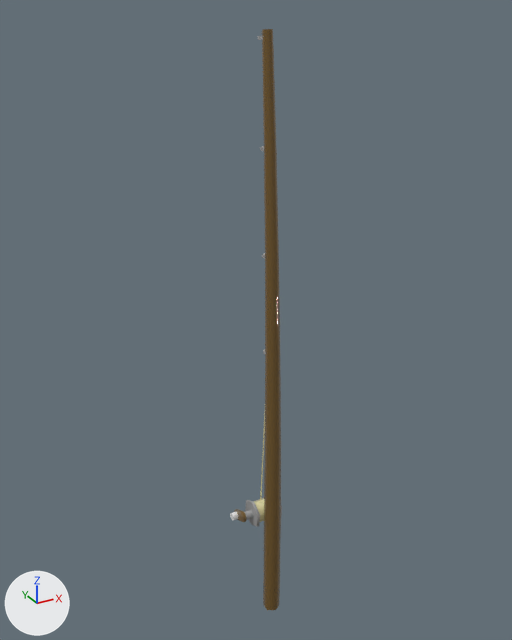
Renders of the FBX model SM_FishingRod.fbx from each side of a commit.
One viewpoint serves both versions: a camera (50 mm lens) standing at (-1.022, -1.738, 2.05) and looking at (-0.011, 0.099, 1.132). The axes (+X, +Y, +Z) are drawn at lower left. The lights are the same throughout. The older version comes first. Where no turn or scale is listed for an object, it has been applied to the vertices.

In view in the first picture: 'Rod', 'Spool'.
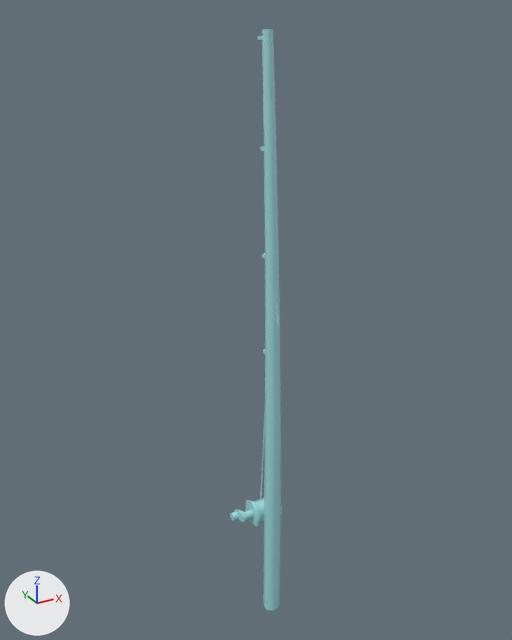
Where the newer file only moved an object's origin or applied its transform, the numbers keep the older frame.

Patch to the scene script:
```diff
--- a/SM_FishingRod.fbx.py
+++ b/SM_FishingRod.fbx.py
@@ mat_08___default @@
+mat_08___default = principled_material('08 - Default')
+mat_08___default.base_color = (0.366, 0.75, 0.785)  # cyan #a3e1e5
+mat_08___default.roughness = 0.0
@@ me_mesh @@
 me_mesh.from_pydata(...)  # 108 vertices, 180 faces; spans x -0.03..0.03, y -0.03..0.09, z 0.0..2.0
 # used by ob_rod; location = (0.0, 0.0, 0.0)
+# me_mesh part 4: all 92 faces that had it switch from mat_09___default (brown #73592c) to mat_08___default (cyan #a3e1e5)
+# me_mesh part 5: all 56 faces that had it switch from mat_02___default (grey #a1a1a1) to mat_08___default (cyan #a3e1e5)
+# me_mesh part 6: all 32 faces that had it switch from mat_01___default (beige #e2dba6) to mat_08___default (cyan #a3e1e5)
@@ me_mesh_001 @@
 me_mesh_001.from_pydata(...)  # 72 vertices, 124 faces; spans x -0.11..0.05, y -0.045..0.054, z -0.05..0.05
 # used by ob_spool; location = (0.0, 0.063, 0.4)
-me_mesh_001.materials.append(mat_material__172)  # white #e7e7e7
-me_mesh_001.materials.append(mat_material__174)  # white #e7e7e7
+# me_mesh_001 part 1: all 76 faces that had it switch from mat_02___default (grey #a1a1a1) to mat_08___default (cyan #a3e1e5)
+# me_mesh_001 part 2: all 12 faces that had it switch from mat_01___default (beige #e2dba6) to mat_08___default (cyan #a3e1e5)
+# me_mesh_001 part 3: all 20 faces that had it switch from mat_09___default (brown #73592c) to mat_08___default (cyan #a3e1e5)
```

Location of each change, (x1, y1, x2, y2) in pixels of the pictures (512 x 640 px):
part 1 of me_mesh_001, recoloured (grey to cyan): (244, 500, 282, 527) in both
part 2 of me_mesh_001, recoloured: (253, 498, 264, 522) in both
part 3 of me_mesh_001, recoloured: (235, 509, 246, 522) in both
part 4 of me_mesh, recoloured (brown to cyan): (262, 29, 281, 610) in both
part 5 of me_mesh, recoloured: (258, 36, 265, 354) in both
part 6 of me_mesh, recoloured: (260, 413, 265, 500) in both
